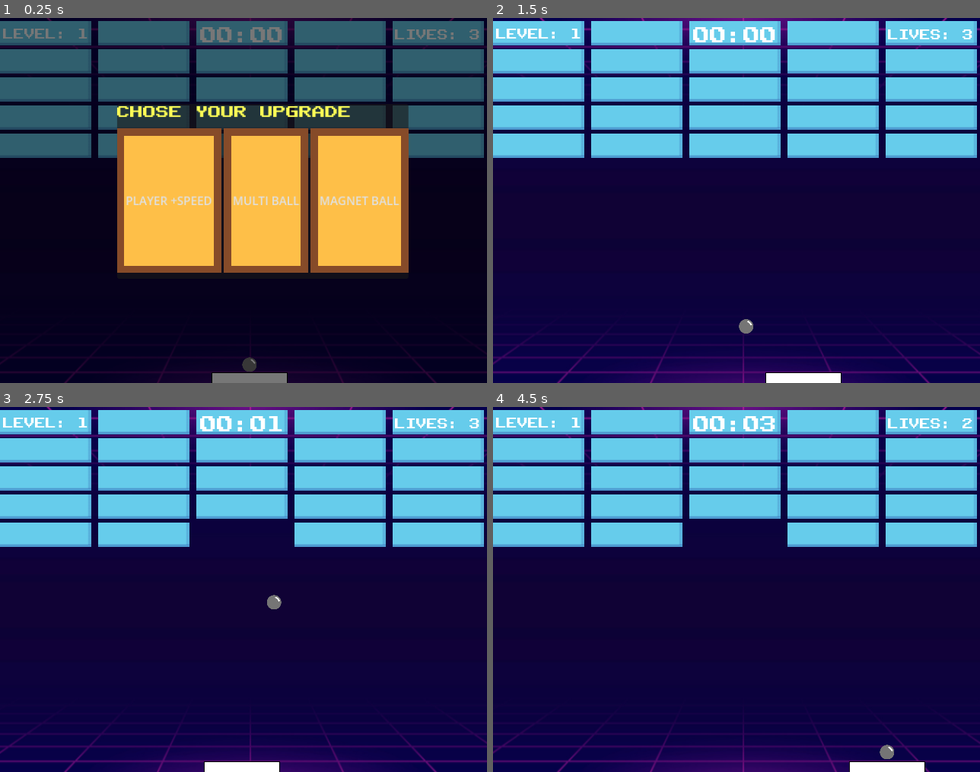
Above: before the commit, frames 1-4 (two rows, left to right).
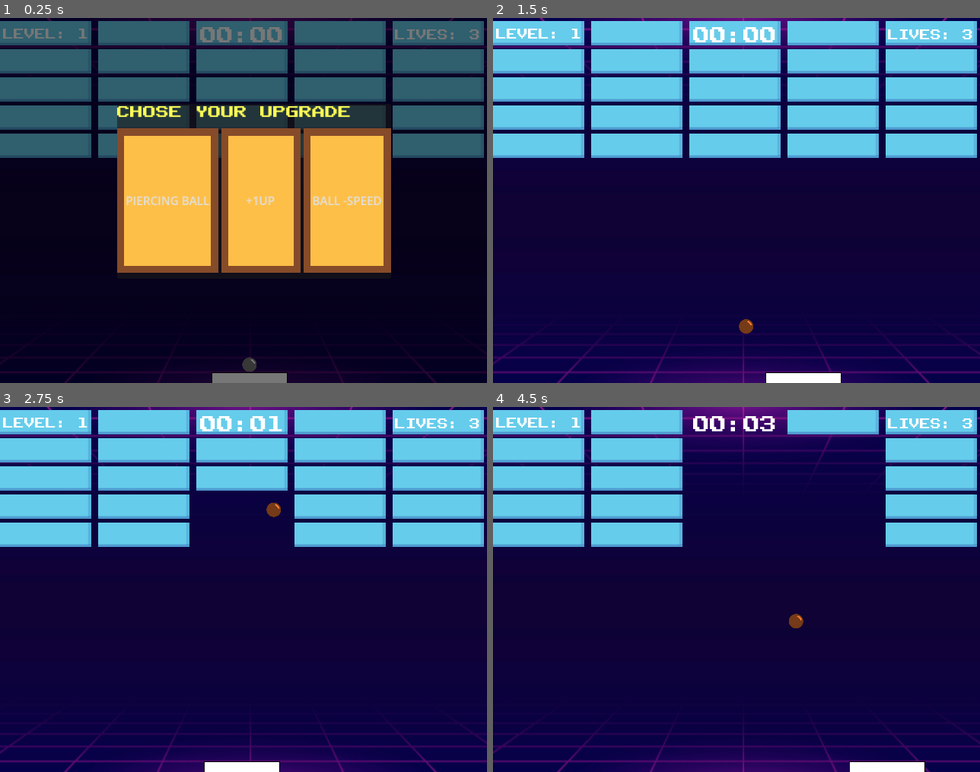
Above: after the commit, the same moments.

Repository: fabiolrodriguez/roguebrick
Game: Godot game, scene res://scenes/wrold.tscn
The game is run twice, just before and just after one commit, with the same random seed, the same clock (stepped at 60 frames per second) and the same inputs.
Inputs (mouse positions are in pixels of both pictures, inside the frame that each line leads up to):
- Up to frame 1 (0.25 s): no input
- Up to frame 2 (1.5 s): click "PLAYER +SPEED" (after the commit: "PIERCING BALL") at 0.5 s; tap Enter (ui_accept) at 1.25 s; move the mouse to (843, 182) at 1.27 s; hold Right (ui_right) from 1.28 s (still down)
- Up to frame 3 (2.75 s): tap Enter (ui_accept) at 1.52, 2.27 s; move the mouse to (146, 607) at 2.02 s; release Right (ui_right) at 2.03 s; hold Left (ui_left) from 2.03 s (still down)
- Up to frame 4 (4.5 s): move the mouse to (785, 509) at 2.77 s; release Left (ui_left) at 2.78 s; hold Right (ui_right) 2.78-4.28 s; move the mouse to (712, 662) at 3.52 s; tap Enter (ui_accept) at 3.77 s; move the mouse to (882, 644) at 4.27 s; hold Left (ui_left) from 4.28 s (still down)

The runs differ from the first frame. In frame 1, 5.2% of the frame differs, in the area x 27-84%, y 23-70%; in frame 2, less than 0.1%; in frame 3, 1.3%; in frame 4, 9.9%, in the area x 40-99%, y 0-97%.

Commit message:
added piercing ball upgrades + win_menu bugfix

Diff:
--- a/scenes/wrold.tscn
+++ b/scenes/wrold.tscn
@@ -286,5 +286,5 @@
 [connection signal="pressed" from="win/restart" to="." method="_on_restart_pressed"]
 [connection signal="pressed" from="win/quit" to="." method="_on_quit_pressed"]
 [connection signal="pressed" from="UpgradePanel/PanelContainer/MarginContainer/VBoxContainer/HBoxContainer/option1" to="." method="_on_option_1_pressed"]
-[connection signal="pressed" from="UpgradePanel/PanelContainer/MarginContainer/VBoxContainer/HBoxContainer/option2" to="." method="_on_option_1_pressed"]
-[connection signal="pressed" from="UpgradePanel/PanelContainer/MarginContainer/VBoxContainer/HBoxContainer/option3" to="." method="_on_option_1_pressed"]
+[connection signal="pressed" from="UpgradePanel/PanelContainer/MarginContainer/VBoxContainer/HBoxContainer/option2" to="." method="_on_option_2_pressed"]
+[connection signal="pressed" from="UpgradePanel/PanelContainer/MarginContainer/VBoxContainer/HBoxContainer/option3" to="." method="_on_option_3_pressed"]
--- a/scripts/ball.gd
+++ b/scripts/ball.gd
@@ -13,7 +13,10 @@
 @onready var paddle: Node2D = player_root.get_node("paddle")
 @onready var hit_sound = $"../../hit"
 var magnet_enabled := false
+var is_extra_ball := false
+var piercing_enabled := false
 
+@onready var texture := $texture
 
 func _ready():
 	add_to_group("ball")
@@ -49,6 +52,8 @@
 		if collider.has_method("hit"):
 			collider.hit()
 			speed += 3
+			if piercing_enabled:
+				return
 		velocity = velocity.bounce(collision.get_normal()).normalized() * speed
 
 func launch():
@@ -74,4 +79,9 @@
 	magnet_enabled = true
 	print("Magnet enabled")
 
+func enable_piercing():
+	piercing_enabled = true
+	texture.modulate = Color(1.0, 0.5, 0.2)
+	print("Piercing enabled")
+
 signal launched
--- a/scripts/main.gd
+++ b/scripts/main.gd
@@ -47,6 +47,8 @@
 
 var has_multiball_upgrade := false
 
+var winner := false
+
 @onready var timer_label = $hud/TimerLabel
 
 ## Player upgrades
@@ -56,12 +58,13 @@
 @onready var option3_button = $UpgradePanel/PanelContainer/MarginContainer/VBoxContainer/HBoxContainer/option3
 @export var ball_scene: PackedScene
 var available_upgrades = [
-	#"bigger_paddle",
-	#"faster_ball",
-	#"extra_life",
+	"bigger_paddle",
+	"faster_ball",
+	"extra_life",
 	"faster_player",
 	"magnet_ball",
-	"multi_ball"
+	"multi_ball",
+	"piercing_ball",
 ]
 
 var current_upgrade_choices: Array = []
@@ -99,6 +102,8 @@
 			return "MAGNET BALL"
 		"multi_ball":
 			return "MULTI BALL"
+		"piercing_ball":
+			return "PIERCING BALL"
 		_:
 			return upgrade_id
 
@@ -133,6 +138,9 @@
 			print("Entrou no case multi ball")
 			has_multiball_upgrade = true
 			spawn_extra_ball()
+		"piercing_ball":
+			if bola.has_method("enable_piercing"):
+				bola.enable_piercing()
 
 
 func _on_option_1_button_pressed():
@@ -240,6 +248,7 @@
 
 func check_win():
 	if phase > 4:
+		winner = true
 		print("WINNER")
 		win_menu.visible = true
 		get_tree().paused = true
@@ -247,8 +256,9 @@
 
 func _on_deadzone_body_entered(body):
 	if body.is_in_group("ball"):
-		var balls = get_tree().get_nodes_in_group("ball")
-	#if body.name == "bola":
+		if body.is_extra_ball:
+			body.queue_free()
+			return
 		lives -= 1
 		update_lives_ui()
 		check_lives()
@@ -258,8 +268,6 @@
 		await get_tree().create_timer(0.5).timeout
 		bola.call_deferred("stick_to_player", ball_speed)
 		timer_running = false
-		#if balls.size() > 1:
-			#body.queue_free()
 		call_deferred("check_remaining_balls")
 
 func start_phase(phase):
@@ -272,7 +280,8 @@
 		ball_speed = bola.start_speed + 18
 		brick_hits += 1
 		spawn_chance -= 0.1
-		show_upgrade_panel()
+		if !winner:
+			show_upgrade_panel()
 
 func check_bricks():
 	print("bricks restantes:", bricks.get_child_count())
@@ -315,18 +324,6 @@
 	var tween = create_tween()
 	tween.tween_property(button, "scale", Vector2(0.95, 0.95), 0.05)
 	tween.tween_property(button, "scale", Vector2(1, 1), 0.05)
-
-#func spawn_extra_ball():
-	#var new_ball = ball_scene.instantiate()
-	#add_child(new_ball)
-#
-	#new_ball.player = player
-	#new_ball.paddle = paddle
-	#new_ball.global_position = ball.global_position
-#
-	#new_ball.is_stuck = false
-	#new_ball.speed = ball_speed
-	#new_ball.velocity = Vector2(-0.6, -1).normalized() * ball_speed
 
 func spawn_extra_ball():
 	print("spawn_extra_ball chamada")
@@ -346,6 +343,7 @@
 	ball_script.global_position = paddle.global_position + Vector2(20, -10)
 	ball_script.player = player
 	ball_script.is_stuck = false
+	ball_script.is_extra_ball = true
 	ball_script.speed = ball_speed
 	ball_script.velocity = Vector2(-0.6, -1).normalized() * ball_speed
 
